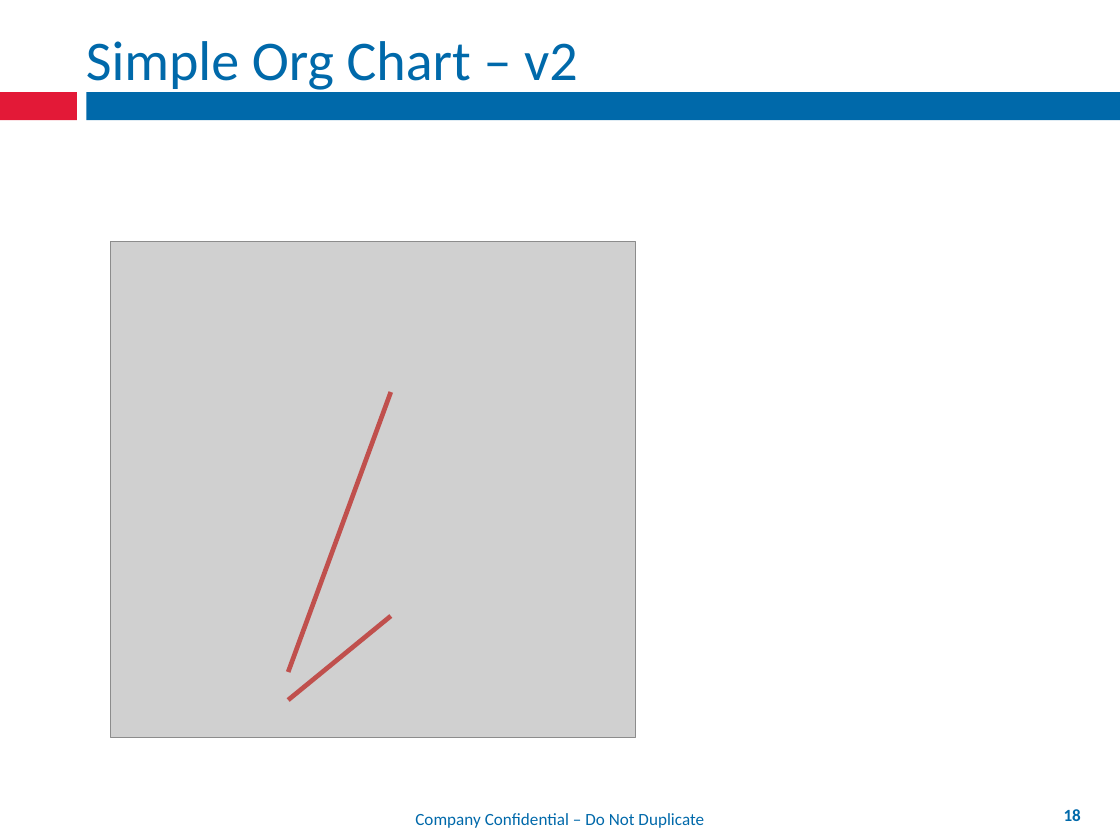
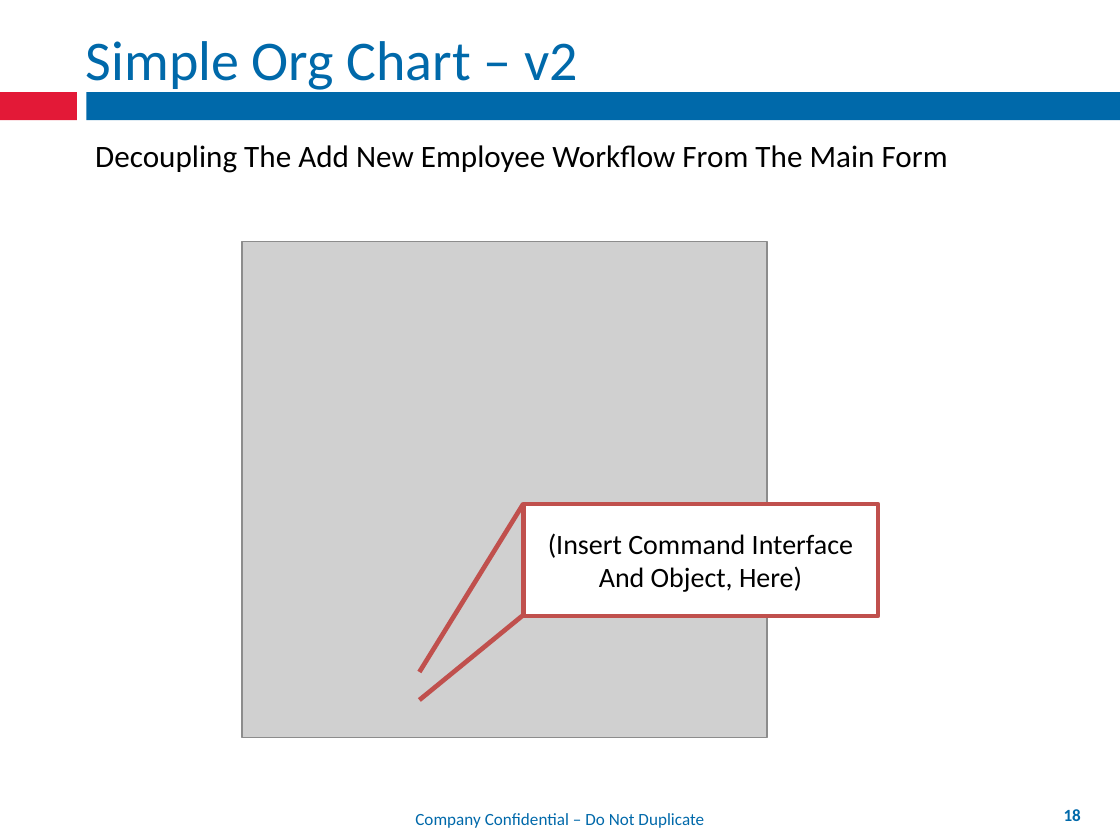
Before and after one commit to mxriverlynn/presentations-and-training, a slide deck: slide 18 of Decoupling Workflow With App Controler/Decoupling Workflow From Forms.pptx. Drawn at 1120x840 pixels with LibreOffice and Linux fonts; fonts in the diff are those of the drawing; grey boxes stand for pictures; background and template pictures are left out. Boxes give left, top, right and bottom in pixels: in the first picture for what was removed or moved away, otherwise in the second. Text is boxed around its words. In the diff, an @@ line names an element or a change of style, - is before the commit and + after.

Commit message:
added copy of code for command pattern version, not yet modified

```diff
--- a/Decoupling Workflow With App Controler/Decoupling Workflow From Forms.pptx
+++ b/Decoupling Workflow With App Controler/Decoupling Workflow From Forms.pptx
@@ text added at (95,145,948,173), 20 pt, text #000000 @@
+Decoupling The Add New Employee Workflow From The Main Form
@@ picture: place and size @@
-picture at (111,242,636,738)
+picture at (242,242,767,738)
@@ line moved from (288, 672) - (391, 392) to (419, 672) - (523, 504) @@
@@ rectangle added at (523,504,878,616), fill #FFFFFF, outline #C0504D 3 pt, 18 pt, text #000000 @@
+(Insert Command Interface And Object, Here)
@@ line moved from (288, 700) - (391, 616) to (419, 700) - (522, 616) @@
```
Also in this commit, not shown: 40 other files.
